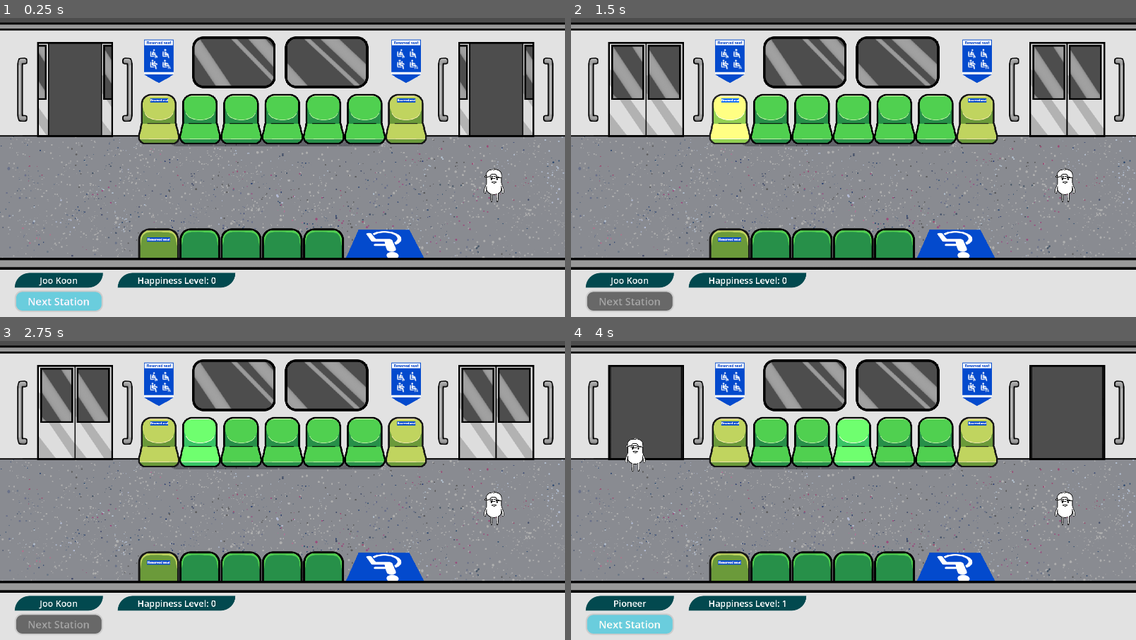
Above: before the commit, frames 1-4 (two rows, left to right).
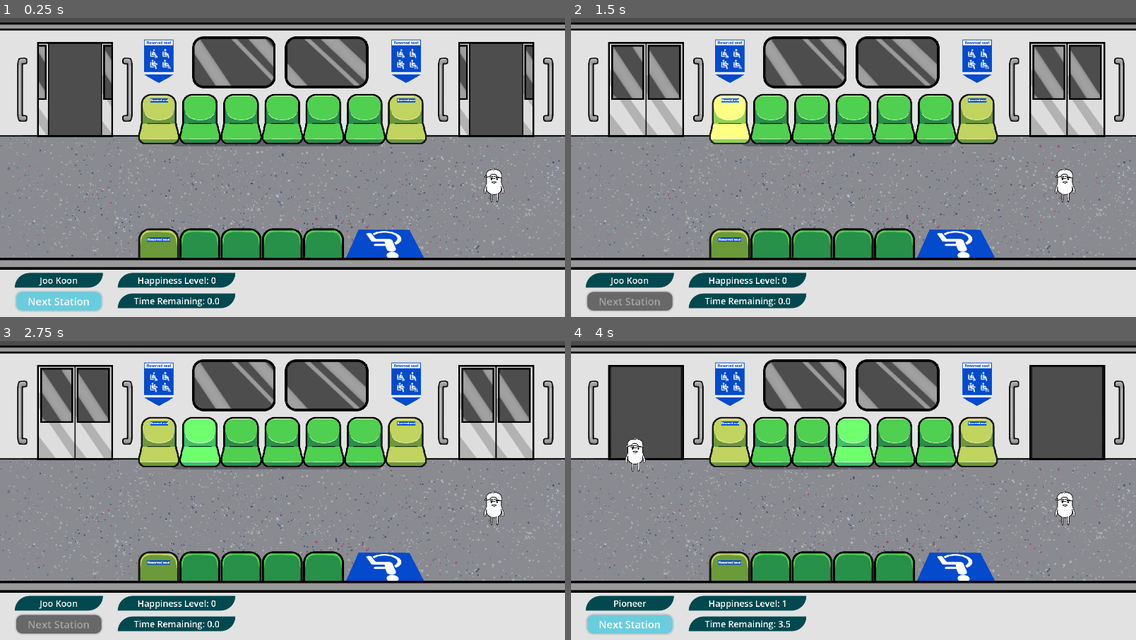
Above: after the commit, the same moments.

Repository: Jagureo/HeritageJam2025
Game: Godot game, scene res://Scenes/game.tscn
Same seed, same stepped clock (60 frames per second), same inputs: the game is played once before the commit and once after it.
Inputs (mouse positions are in pixels of both pictures, inside the frame that each line leads up to):
- Up to frame 1 (0.25 s): no input
- Up to frame 2 (1.5 s): click "Next Station" at 0.5 s; move the mouse to (729, 119) at 1.27 s; click (729, 119) at 1.35 s
- Up to frame 3 (2.75 s): tap Enter at 2 s; move the mouse to (197, 442) at 2.02 s; tap 0 at 2.1 s
- Up to frame 4 (4 s): tap Space at 2.75 s; move the mouse to (813, 442) at 2.77 s; click (813, 442) at 2.85 s; tap Enter at 3.5 s; move the mouse to (853, 442) at 3.52 s; tap 0 at 3.6 s

The runs differ from the first frame. In frame 1, 1.0% of the frame differs, in the area x 20-42%, y 91-98%; in frame 2, 1.0%; in frame 3, 1.0%; in frame 4, 1.0%.

Commit message:
Added timer display and stop timer if game stopped by user

Diff:
--- a/HGJ/Scenes/UI/game_ui.tscn
+++ b/HGJ/Scenes/UI/game_ui.tscn
@@ -123,6 +123,31 @@
 text = "Happiness Level"
 horizontal_alignment = 1
 script = ExtResource("2_5b8pf")
+
+[node name="Sign3" type="Panel" parent="MainScreen"]
+layout_mode = 0
+offset_left = 400.0
+offset_top = 1000.0
+offset_right = 800.0
+offset_bottom = 1050.0
+theme_override_styles/panel = SubResource("StyleBoxFlat_plf53")
+
+[node name="Time_Left" type="Label" parent="MainScreen/Sign3"]
+layout_mode = 1
+anchors_preset = 8
+anchor_left = 0.5
+anchor_top = 0.5
+anchor_right = 0.5
+anchor_bottom = 0.5
+offset_left = -106.0
+offset_top = -21.0
+offset_right = 106.0
+offset_bottom = 21.0
+grow_horizontal = 2
+grow_vertical = 2
+theme_override_font_sizes/font_size = 30
+text = "Time Remaining: "
+horizontal_alignment = 1
 
 [node name="NextStationButton" type="Button" parent="MainScreen"]
 layout_mode = 1
--- a/HGJ/Scripts/UI/gameUI.gd
+++ b/HGJ/Scripts/UI/gameUI.gd
@@ -3,6 +3,7 @@
 @onready var station_label = $MainScreen/Sign/Station_Label
 @onready var happiness_label = $MainScreen/Sign2/Happniess_Level
 @onready var nextStationButton = $MainScreen/NextStationButton
+@onready var timerDisplay = $MainScreen/Sign3/Time_Left
 
 @onready var gameover_panel = $MainScreen/GameOverPanel
 @onready var gameover_happiness = $MainScreen/GameOverPanel/Happniess_Level
@@ -35,6 +36,7 @@
 
 		nextStationButton.hide()
 		gameover_panel.show()
+		GameManager.sInstance.mStationWaitingTimer.stop()
 
 	else:
 		gameover_panel.hide()
@@ -46,3 +48,6 @@
 func OnMainMenuButtonPressed() -> void:
 	AudioManager.sInstance.mClickSound.play()
 	get_tree().change_scene_to_file(mMainMenuScene)
+
+func _process(delta: float) -> void:
+	timerDisplay.text = "Time Remaining: %.1f" % GameManager.sInstance.mStationWaitingTimer.time_left
